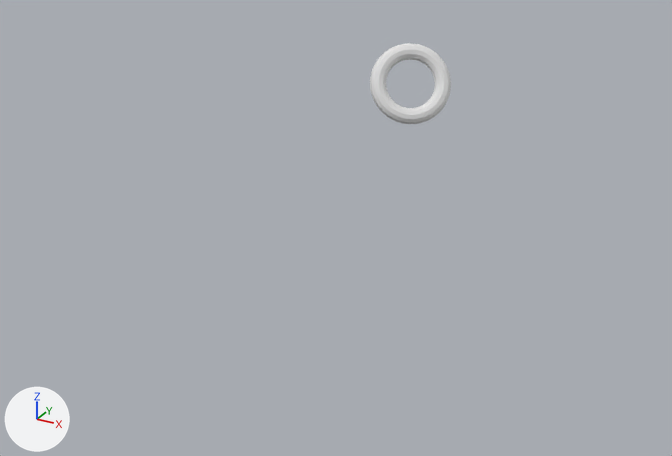
One commit to the glTF model torus.glb: the scene before it, then after it.
One viewpoint serves both versions: a 50 mm lens placed at (47.4, -104.1, 57.2), pointed at (-6.2, -6.6, 8.4). Lighting does not change. The marker at lower left points along +X, +Y and +Z. The first picture is the older version. Where no turn or scale is listed for an object, it has been applied to the vertices. Vertices at exactly the same position are counted once.

Before the edit, the objects in view are built like this:
```python
me_torus = bpy.data.meshes.new('Torus')
me_torus.from_pydata(...)  # 576 vertices, 1152 faces; spans x -15.62..-4.38, y 19.5..28.5, z 14.26..25.74
ob_torus = bpy.data.objects.new('Torus', me_torus)
ob_torus.location = (0.0, 0.0, 0.0)
```
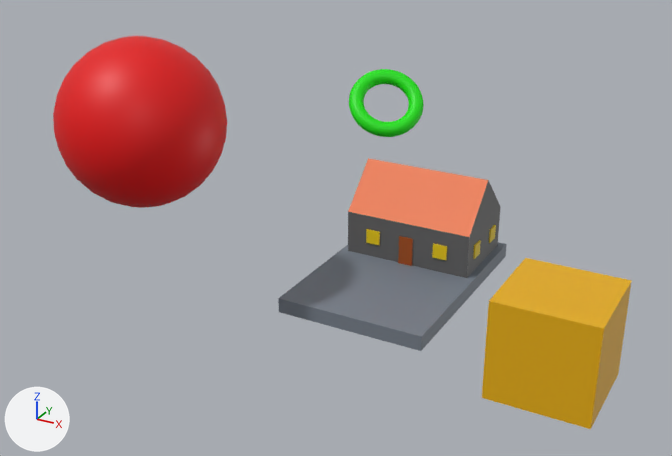
The change, as a list of edits to the scene's bpy script:
```text
Change me_torus:
    remove me_torus.from_pydata(...)  # 576 vertices, 1152 faces; spans x -15.62..-4.38, y 19.5..28.5, z 14.26..25.74
    add me_torus.from_pydata(...)  # 576 vertices, 1152 faces; spans x -23.61..-11.93, y 26.44..37.03, z 9.25..18.69
    me_torus part 1: the whole mesh is multiplied about its middle by the matrix ((0.86, 0.286, 0.422), (-0.478, 0.741, 0.472), (-0.178, -0.608, 0.774)), then moved by (-7.77, 7.73, -6.03)
    add me_torus.materials.append(mat_green)  # green #16e700
Add me_cube_002:
    me_cube_002.from_pydata([(-1.0, -1.0, -1.0), (-1.0, -1.0, 1.0), (-1.0, 1.0, -1.0), (-1.0, 1.0, 1.0), (1.0, -1.0, -1.0), (1.0, 1.0, -1.0), (1.0, 1.0, 1.0), (-1.0, 0.0, 3.0), (1.0, -1.0, 1.0), (1.0, 0.0, 3.0)], [], [(0, 1, 3), (0, 3, 2), (2, 3, 6), (2, 6, 5), (5, 6, 8), (5, 8, 4), (4, 8, 1), (4, 1, 0), (1, 7, 3), (6, 9, 8)])
    me_cube_002.materials.append(mat_wall)  # dark grey #616161
Add me_cube_005:
    me_cube_005.from_pydata([(-9.0, -6.0, -3.0), (-9.0, 6.0, -3.0), (-9.0, 0.0, 3.0), (9.0, -6.0, -3.0), (9.0, 6.0, -3.0), (9.0, 0.0, 3.0)], [], [(1, 2, 5), (1, 5, 4), (3, 5, 2), (3, 2, 0)])
    me_cube_005.materials.append(mat_roof)  # orange #e76b28
Add ob_cube:
    ob_cube = bpy.data.objects.new('Cube', me_cube_008)  # a box spanning x 24.45..34.45, y -34.71..-24.71, z 8.72..18.72; in mat_yellow (yellow #e7af00)
    ob_cube.location = (0.0, 0.0, 0.0)
Add ob_sphere:
    ob_sphere = bpy.data.objects.new('Sphere', me_sphere)  # a UV sphere (32 segments, 16 rings, poles along z) spanning x -33.5..-13.5, y -32.6..-12.6, z 14.4..34.4; in mat_sphere_red (red #e70002)
    ob_sphere.location = (0.0, 0.0, 0.0)
Add ob_window_005:
    ob_window_005 = bpy.data.objects.new('window.005', me_cube_004)  # a box spanning x -1.0..1.0, y -1.0..1.0, z -1.0..1.0; in mat_win (yellow #e7c800)
    ob_window_005.parent = ob_wall
    ob_window_005.location = (-0.556, -1.0, 0.0)
    ob_window_005.rotation_euler = (0.0, 0.0, 1.571)  # degrees (0, 0, 90)
    ob_window_005.scale = (0.0333, 0.111, 0.333)
Add ob_wall:
    ob_wall = bpy.data.objects.new('wall', me_cube_002)
    ob_wall.parent = ob_fundament
    ob_wall.location = (0.0, 0.533, 4.0)
    ob_wall.scale = (0.9, 0.4, 3.0)
Add ob_fundament:
    ob_fundament = bpy.data.objects.new('fundament', me_cube_001)  # a box spanning x -1.0..1.0, y -1.0..1.0, z -1.0..1.0; in mat_floor (grey #777f8a)
    ob_fundament.location = (0.0, 0.0, 0.0)
    ob_fundament.scale = (10.0, 15.0, 1.0)
Add ob_window_004:
    ob_window_004 = bpy.data.objects.new('window.004', me_cube_004)  # a box spanning x -1.0..1.0, y -1.0..1.0, z -1.0..1.0; in mat_win (yellow #e7c800)
    ob_window_004.parent = ob_wall
    ob_window_004.location = (0.556, -1.0, 0.0)
    ob_window_004.rotation_euler = (0.0, 0.0, 1.571)  # degrees (0, 0, 90)
    ob_window_004.scale = (0.0333, 0.111, 0.333)
Add ob_window_001:
    ob_window_001 = bpy.data.objects.new('window.001', me_cube_004)  # a box spanning x -1.0..1.0, y -1.0..1.0, z -1.0..1.0; in mat_win (yellow #e7c800)
    ob_window_001.parent = ob_wall
    ob_window_001.location = (1.0, 0.5, 0.0)
    ob_window_001.scale = (0.0222, 0.167, 0.333)
Add ob_window:
    ob_window = bpy.data.objects.new('window', me_cube_004)  # a box spanning x -1.0..1.0, y -1.0..1.0, z -1.0..1.0; in mat_win (yellow #e7c800)
    ob_window.parent = ob_wall
    ob_window.location = (1.0, -0.5, 0.0)
    ob_window.scale = (0.0222, 0.167, 0.333)
Add ob_roof:
    ob_roof = bpy.data.objects.new('roof', me_cube_005)
    ob_roof.location = (0.0, 8.0, 10.0)
Add ob_door:
    ob_door = bpy.data.objects.new('door', me_cube_003)  # a box spanning x -1.0..1.0, y -0.2..0.2, z -2.0..2.0; in mat_door (brown #a14b10)
    ob_door.location = (0.0, 2.0, 3.0)
```

Pixel boxes (x1, y1, x2, y2) of what changed, in the pictures (672 x 456 px):
'Sphere', added (red): after (53, 36, 227, 208)
'Cube', added (yellow): after (482, 258, 632, 429)
'fundament', added: after (278, 242, 507, 351)
'roof', added (orange): after (348, 158, 488, 237)
'wall', added: after (348, 180, 500, 278)
'Torus', recoloured, reshaped (7% narrower, 16% shorter): before (370, 43, 451, 124); after (349, 69, 424, 137)
'door', added: after (398, 236, 413, 266)
'window.004', added: after (432, 243, 447, 260)
'window.005', added: after (366, 229, 380, 245)
'window', added: after (473, 240, 481, 259)
'window.001', added: after (489, 225, 496, 243)
